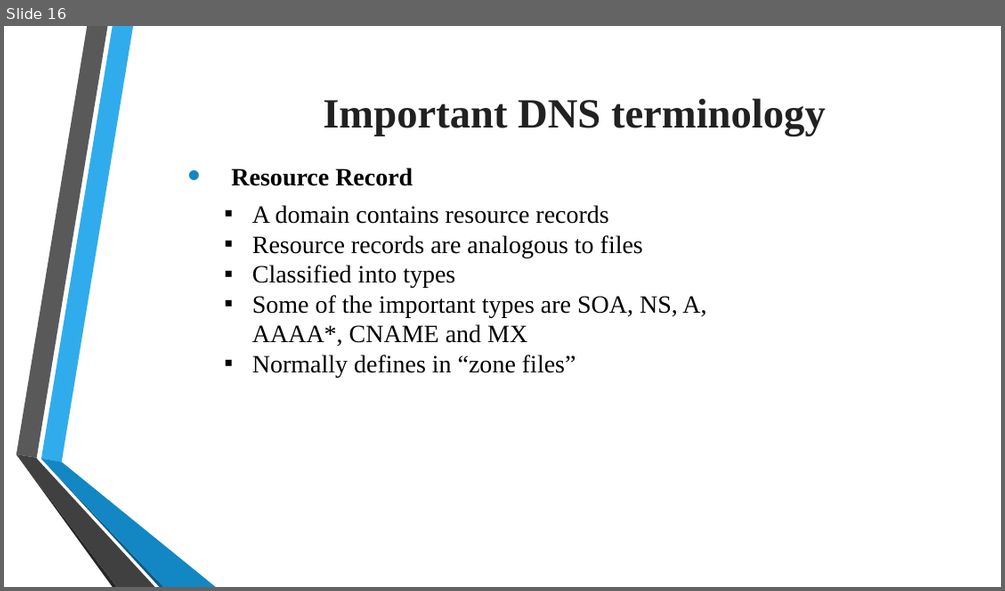
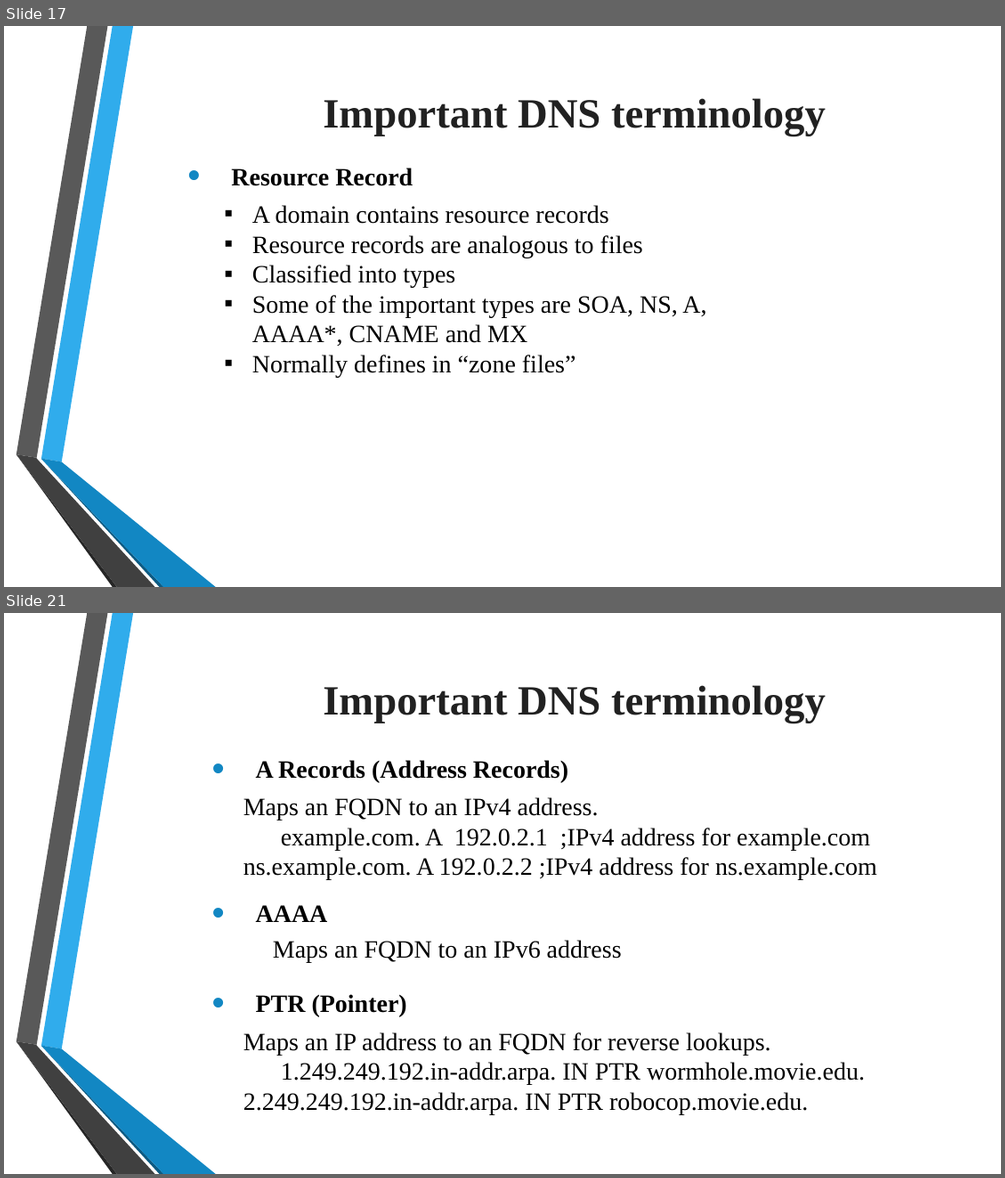
Before and after one commit to tiendatdk3493/Tai_Lieu, a slide deck: Domain Name System (DNS).pptx. Shown one above the other, each under a label of ours: slide 16 before the commit, slides 17 and 21 after it; the slides between them are not shown. The pictures are 1005x591 and 1005x1178 pixels, drawn with LibreOffice and Linux fonts; fonts in the diff are those of the drawing; background and template pictures are left out. Boxes give left, top, right and bottom in pixels: in the first picture for what was removed or moved away, otherwise in the second. Text is boxed around its words. In the diff, an @@ line names an element or a change of style, - is before the commit and + after.

```diff
--- a/Domain Name System (DNS).pptx
+++ b/Domain Name System (DNS).pptx
@@ slide 21 added at (4,613,1001,1174), background picture (left out); not listed: 6 template elements that a slide beside it also shows @@
@@ text added at (323,685,825,723), 40 pt, text #212121, bold @@
+  Important DNS terminology
@@ text added at (256,760,568,782), 24 pt, text #000000, bold @@
+  • A Records (Address Records)
@@ text added at (243,797,877,880), 24 pt, text #000000 @@
+    Maps an FQDN to an IPv4 address.
+    example.com. A 192.0.2.1 ;IPv4 address for example.com ns.example.com. A 192.0.2.2 ;IPv4 address for ns.example.com
@@ text added at (256,905,622,963), 24 pt, text #000000 @@
+  • AAAA
+    Maps an FQDN to an IPv6 address
@@ text added at (256,994,407,1017), 24 pt, text #000000, bold @@
+  • PTR (Pointer)
@@ text added at (243,1032,865,1114), 24 pt, text #000000 @@
+    Maps an IP address to an FQDN for reverse lookups.
+    1.249.249.192.in-addr.arpa. IN PTR wormhole.movie.edu. 2.249.249.192.in-addr.arpa. IN PTR robocop.movie.edu.
@@ what was slide 16 is now slide 17 @@
```
Also in this commit, not shown: 2 slides changed, 6 other slides added, 1 other file.
